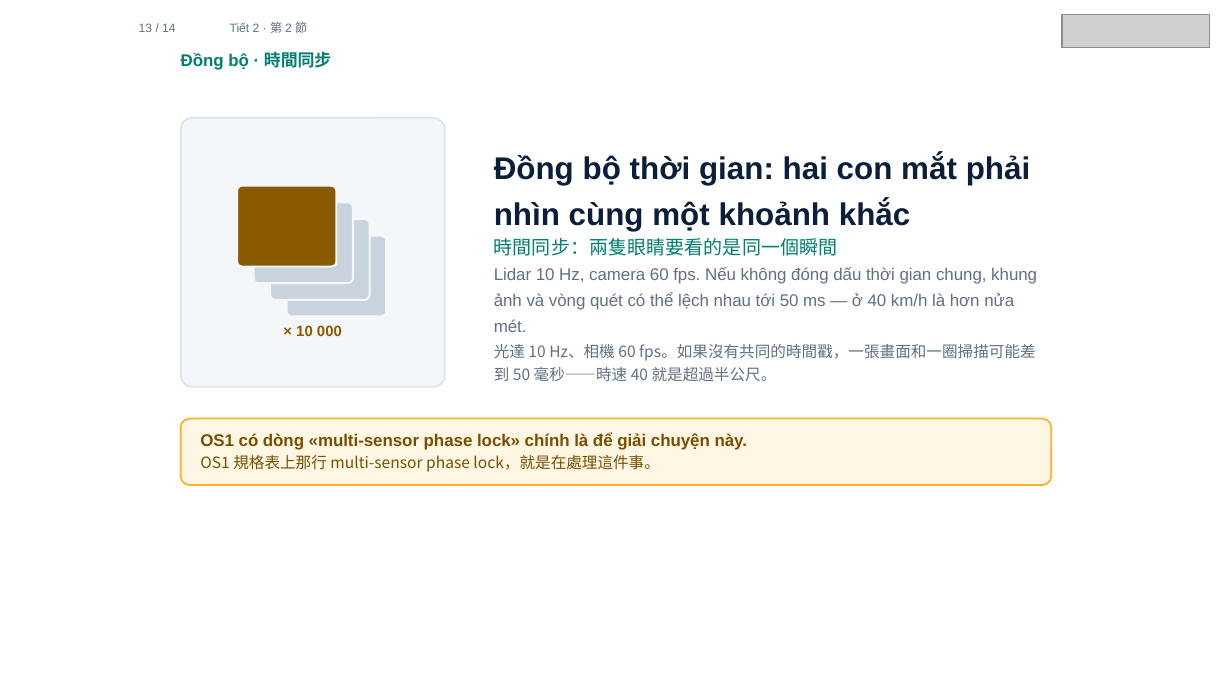
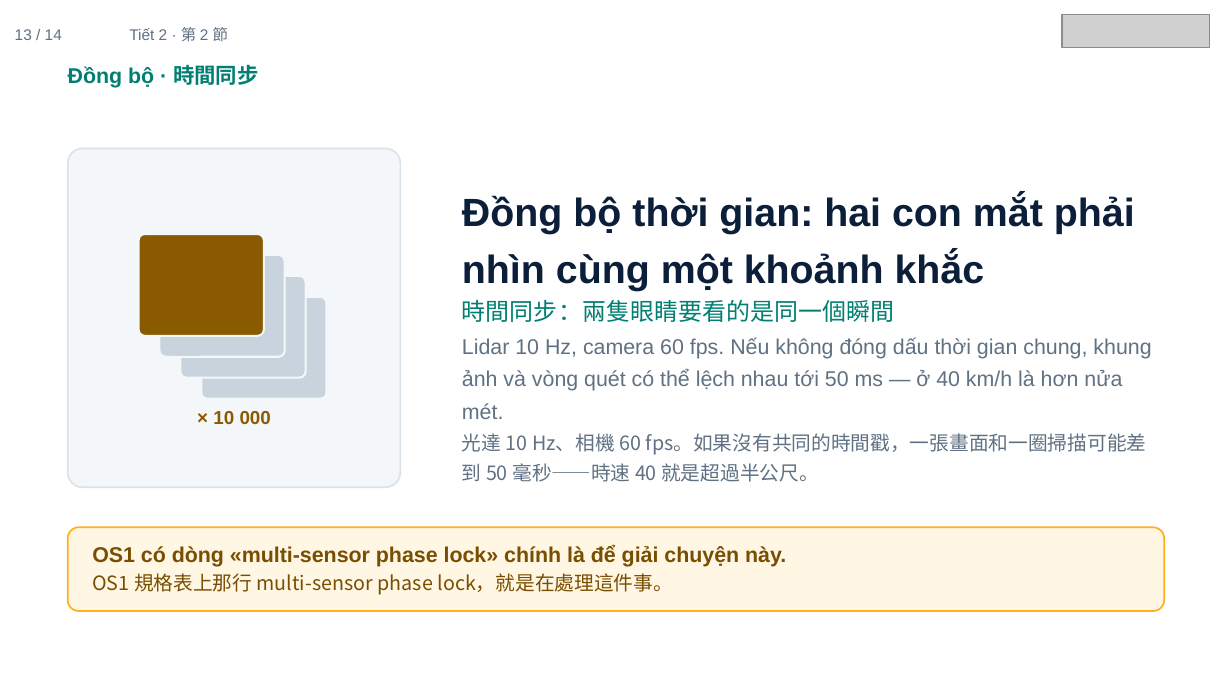
Before and after one commit to ch-neural/MITUST-Principles-of-Self-Driving-Cars, a slide deck: slide 13 of 第五週(10-08)/第五週_第2節_簡報.pptx. Drawn at 1232x693 pixels with LibreOffice and Linux fonts; fonts in the diff are those of the drawing; grey boxes stand for pictures. Boxes give left, top, right and bottom in pixels: in the first picture for what was removed or moved away, otherwise in the second. Text is boxed around its words. In the diff, an @@ line names an element or a change of style, - is before the commit and + after.

```diff
--- a/第五週(10-08)/第五週_第2節_簡報.pptx
+++ b/第五週(10-08)/第五週_第2節_簡報.pptx
@@ text "13 / 14" at (15,29,62,40): size 7.1 to 9 pt @@
@@ text "13 / 14": place and size @@
-text "13 / 14" at (139,23,175,32)
+text "13 / 14" at (15,29,62,40)
@@ text "Tiết 2 · 第 2 ...": place and size @@
-text "Tiết 2 · 第 2 ..." at (230,22,307,33)
+text "Tiết 2 · 第 2 ..." at (129,27,228,41)
@@ text "Tiết 2 · 第 2 ..." at (129,27,228,41): size 7.1 to 9 pt @@
@@ text "Đồng bộ · 時間同步": place and size @@
-text "Đồng bộ · 時間同步" at (181,51,331,70)
+text "Đồng bộ · 時間同步" at (68,65,258,88)
@@ text "Đồng bộ · 時間同步" at (68,65,258,88): size 9.9 to 12.5 pt @@
@@ rounded rectangle: place and size @@
-rounded rectangle at (181,118,445,387)
+rounded rectangle at (68,149,400,488)
@@ text "Đồng bộ thời gian: hai ...": place and size @@
-text "Đồng bộ thời gian: hai ..." at (494,155,1030,256)
+text "Đồng bộ thời gian: hai ..." at (462,195,1135,322)
@@ text "Đồng bộ thời gian: hai ..." at (462,195,1135,322): size 18.3 to 23 pt in "Đồng bộ thời gian: hai con mắt ..."; size 11.1 to 14 pt in "時間同步：兩隻眼睛要看的是同一個瞬間" @@
@@ rounded rectangle: place and size @@
-rounded rectangle at (237,186,336,267)
+rounded rectangle at (139,234,265,336)
@@ rounded rectangle: place and size @@
-rounded rectangle at (254,202,354,283)
+rounded rectangle at (159,255,285,357)
@@ rounded rectangle: place and size @@
-rounded rectangle at (270,219,370,301)
+rounded rectangle at (180,276,306,378)
@@ rounded rectangle: place and size @@
-rounded rectangle at (287,235,387,317)
+rounded rectangle at (201,297,326,399)
@@ text "Lidar 10 Hz, camera 60 ...": place and size @@
-text "Lidar 10 Hz, camera 60 ..." at (494,267,1037,381)
+text "Lidar 10 Hz, camera 60 ..." at (462,337,1151,482)
@@ text "Lidar 10 Hz, camera 60 ..." at (462,337,1151,482): size 9.9 to 12.5 pt in "Lidar 10 Hz, camera 60 fps. Nếu ..."; size 9.1 to 11.5 pt in "光達 10 Hz、相機 60 fps。如果沒有共同的時間戳，一張畫面和一圈掃描可能差到 50 毫秒——時速 ..." @@
@@ text "× 10 000": place and size @@
-text "× 10 000" at (296,325,342,336)
+text "× 10 000" at (213,411,271,424)
@@ text "× 10 000" at (213,411,271,424): size 8.7 to 11 pt @@
@@ rounded rectangle: place and size @@
-rounded rectangle at (181,419,1052,485)
+rounded rectangle at (68,527,1164,611)
@@ text "OS1 có dòng «multi-sensor phase ...": place and size @@
-text "OS1 có dòng «multi-sensor phase ..." at (200,432,747,472)
+text "OS1 có dòng «multi-sensor phase ..." at (92,545,786,595)
@@ text "OS1 có dòng «multi-sensor phase ..." at (92,545,786,595): size 9.9 to 12.5 pt in "OS1 có dòng «multi-sensor phase lock» chính ..."; size 9.1 to 11.5 pt in "OS1 規格表上那行 multi-sensor phase lock，就是在處理這件事。" @@
```
Also in this commit, not shown: 13 other slides changed, 3 other files.
